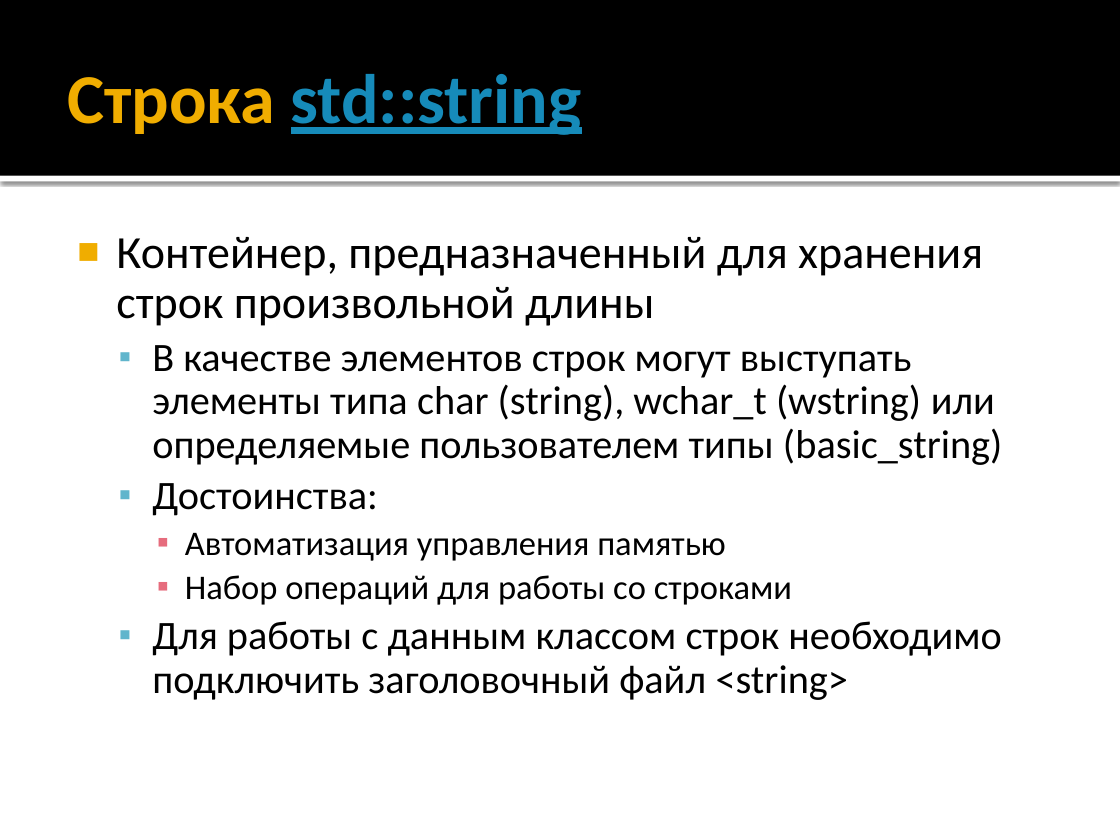
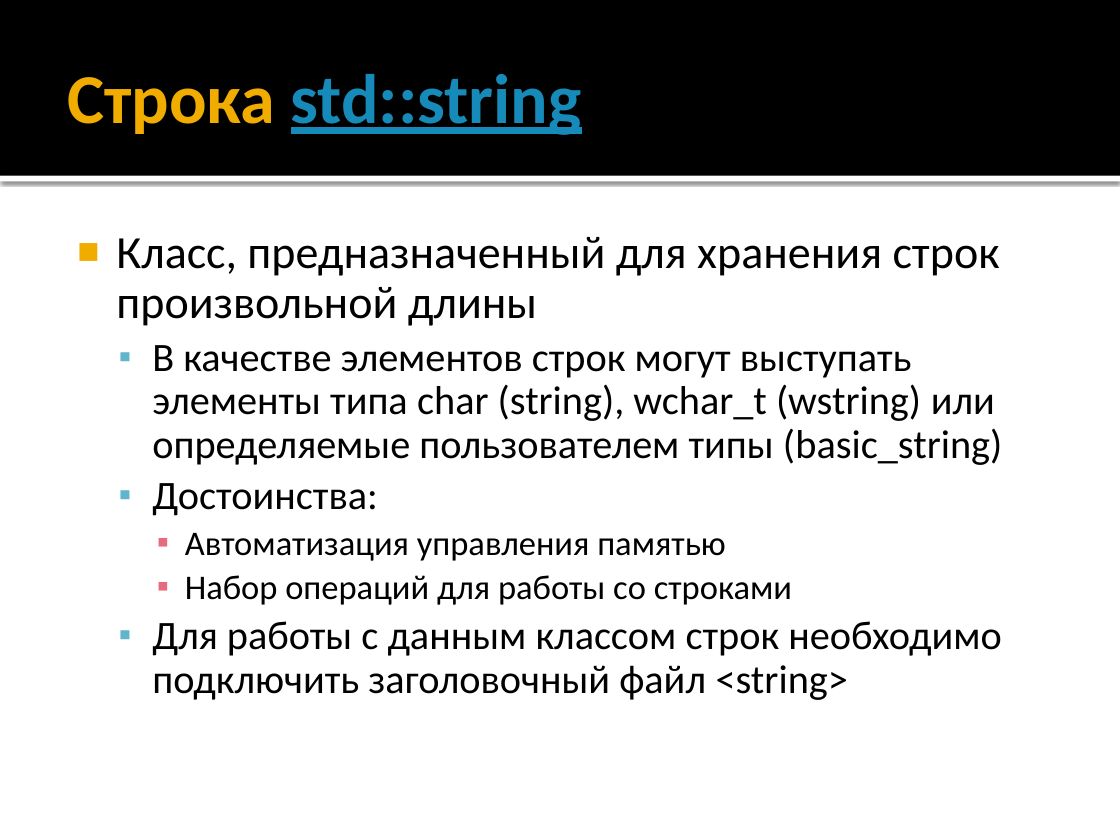
Before and after one commit to alexey-malov/oop, a slide deck: slide 129 of lectures/01/Синтаксис C++.pptx (slide 171 before the commit). Drawn at 1120x840 pixels with LibreOffice and Linux fonts; fonts in the diff are those of the drawing. Boxes give left, top, right and bottom in pixels: in the first picture for what was removed or moved away, otherwise in the second. Text is boxed around its words. In the diff, an @@ line names an element or a change of style, - is before the commit and + after.

```diff
--- a/lectures/01/Синтаксис C++.pptx
+++ b/lectures/01/Синтаксис C++.pptx
@@ text at bbox=[116, 237, 1000, 326]: text changed @@
-■ Контейнер, предназначенный для хранения строк произвольной длины
+■ Класс, предназначенный для хранения строк произвольной длины
```
Also in this commit, not shown: 10 other slides changed, 3 slides added, 33 other files.
